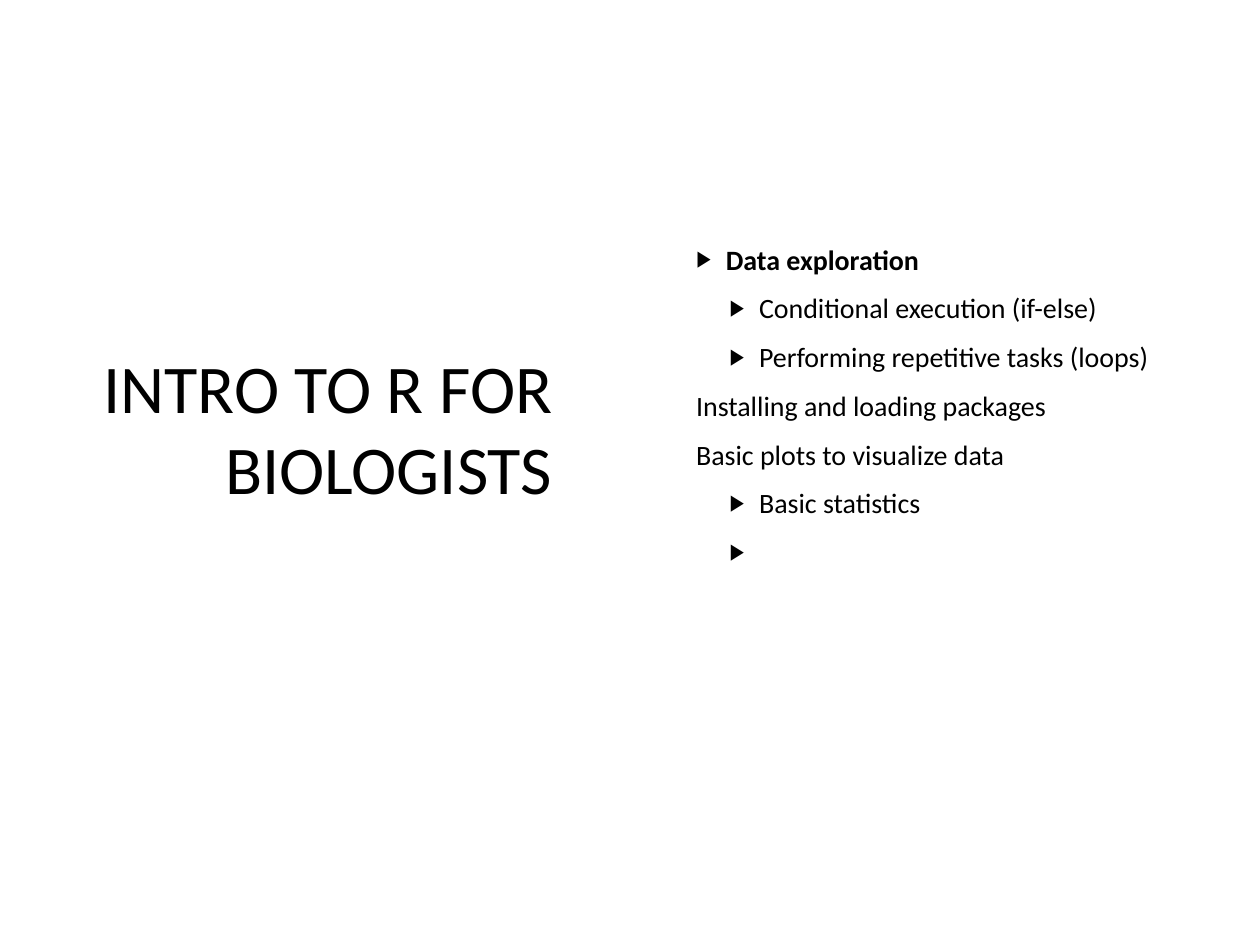
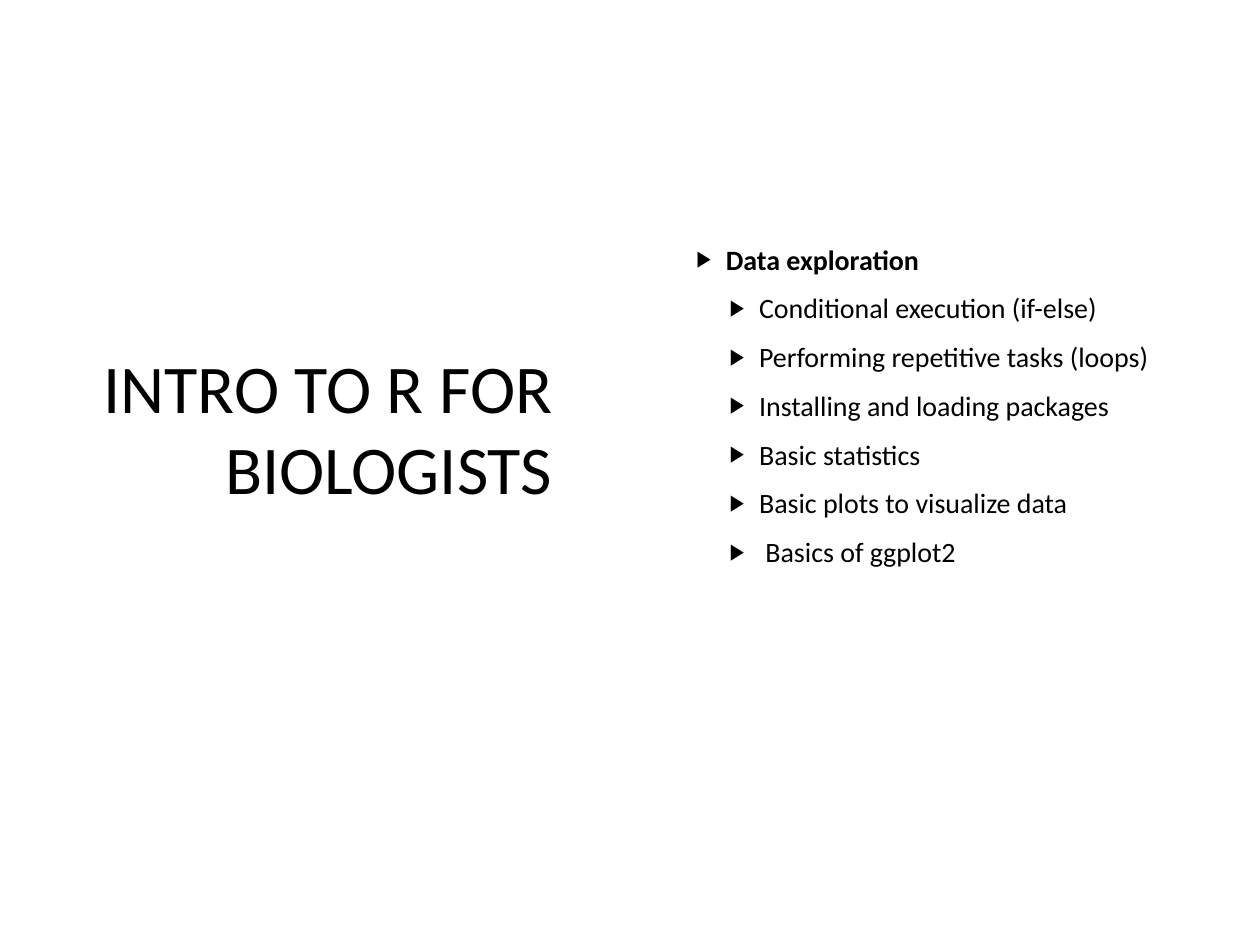
Before and after one commit to sraorao/IFPN_R_intro_MT2022, a slide deck: slide 2 of powerpoint/Session2.pptx. Drawn at 1260x945 pixels with LibreOffice and Linux fonts; fonts in the diff are those of the drawing. Boxes give left, top, right and bottom in pixels: in the first picture for what was removed or moved away, otherwise in the second. Text is boxed around its words. In the diff, an @@ line names an element or a change of style, - is before the commit and + after.

```diff
--- a/powerpoint/Session2.pptx
+++ b/powerpoint/Session2.pptx
@@ text at (759, 396, 1109, 518): bullet none to ▶; list level 1 to 2 in "Installing and loading packages"; list level 1 to 2 in "Basic plots to visualize data" @@
@@ text at (759, 445, 920, 466): paragraph added @@
+  ▶ Basic statistics
@@ text at (765, 542, 956, 567): text changed @@
-  ▶ Basic statistics
+  ▶ Basics of ggplot2
```
Also in this commit, not shown: 5 other slides changed, 1 other file.
